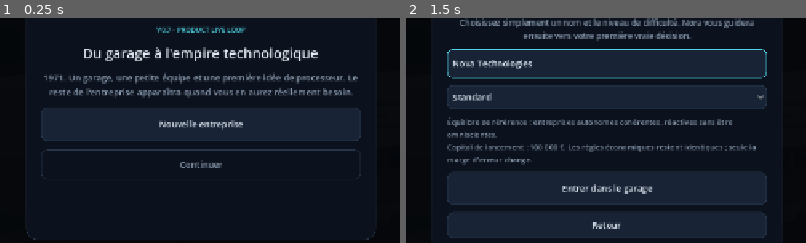
Above: before the commit, frames 1-2 (left to right).
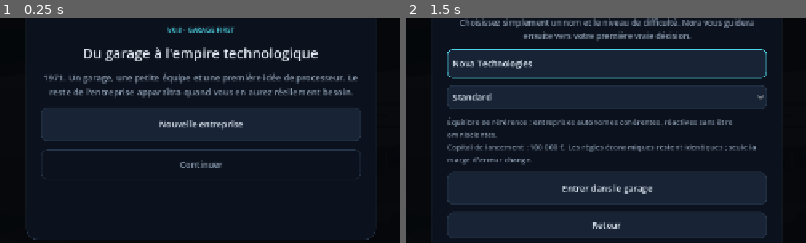
Above: after the commit, the same moments.

Repository: vadorus/addonhardwaregame2d
Game: Godot game, scene res://main.tscn
Two runs of this game, one before a commit and one after it. Both use one fixed random seed, a clock stepped at 60 frames per second and the inputs below.
Inputs:
- Up to frame 1 (0.25 s): no input
- Up to frame 2 (1.5 s): click "Nouvelle entreprise" at 0.5 s; click "Ⅱ" at 1.25 s
The pictures show only the part of the screen within x 25-75%, y 30-80%; the shares and areas given below are measured in that part.

The runs differ from the first frame. In frame 1, 0.4% of the frame differs, in the area x 39-62%, y 3-7%; in frame 2, less than 0.1%.

Commit message:
v0.8: make the garage the primary game surface

Diff:
--- a/main.gd
+++ b/main.gd
@@ -993,7 +993,7 @@
 	brand.horizontal_alignment = HORIZONTAL_ALIGNMENT_CENTER
 	brand.add_theme_color_override("font_color", APP_CYAN)
 	setup_title_box.add_child(brand)
-	var version := _eyebrow("V0.7 - PRODUCT LIVE LOOP")
+	var version := _eyebrow("V0.8 - GARAGE FIRST")
 	version.horizontal_alignment = HORIZONTAL_ALIGNMENT_CENTER
 	setup_title_box.add_child(version)
 	var title := _label("Du garage à l'empire technologique", 22)
--- a/project.godot
+++ b/project.godot
@@ -14,7 +14,7 @@
 
 [application]
 
-config/name="Tech Empire Prototype V0.7 - Product Live Loop"
+config/name="Tech Empire Prototype V0.8 - Garage First"
 run/main_scene="uid://e28phl1nvy5i"
 config/features=PackedStringArray("4.7", "Forward Plus")
 config/icon="res://icon.svg"
--- a/tests/scenarios/FirstCpuWorkshopScenario.gd
+++ b/tests/scenarios/FirstCpuWorkshopScenario.gd
@@ -38,6 +38,9 @@
 		return "First CPU workshop does not use two columns on tablet/desktop layouts"
 
 	workshop.call("select_brief", "INDUSTRIAL")
+	if not bool(workshop.call("simple_surface_is_reduced")):
+		workshop.queue_free()
+		return "V0.8 first CPU flow exposes technical controls before the player asks for advanced design"
 	if int(workshop.call("advisor_detail_level")) != 0:
 		workshop.queue_free()
 		return "First-generation CPU advice exposes expert precision before the company has product experience"
--- a/tests/scenarios/NewPlayerEntryScenario.gd
+++ b/tests/scenarios/NewPlayerEntryScenario.gd
@@ -69,10 +69,10 @@
 		game.queue_free()
 		_restore(snapshot)
 		return "V0.5 entry: management dashboard still surrounds the opening garage"
-	if nora_guide == null or not nora_guide.visible or priority_card == null or not priority_card.visible:
-		game.queue_free()
-		_restore(snapshot)
-		return "V0.7 room-first entry does not expose Nora and the next CEO decision"
+	if nora_guide == null or nora_guide.visible or priority_card == null or priority_card.visible:
+		game.queue_free()
+		_restore(snapshot)
+		return "V0.8 garage-first entry still surrounds the room with permanent management cards"
 	if status_line == null or not status_line.visible:
 		game.queue_free()
 		_restore(snapshot)
@@ -85,10 +85,10 @@
 		game.queue_free()
 		_restore(snapshot)
 		return "V0.6 room-first entry still overlays text buttons on the room"
-	if not bool(garage.call("open_zone_menu", "Établi CPU")):
-		game.queue_free()
-		_restore(snapshot)
-		return "V0.6 room-first entry did not open a contextual workbench menu"
+	if str(garage.call("primary_action_text")) != "+ Nouveau projet CPU" or not bool(garage.call("primary_action_enabled")):
+		game.queue_free()
+		_restore(snapshot)
+		return "V0.8 garage-first entry does not expose one clear primary action"
 	if str(garage.get("_onboarding_stage")) != "FIRST_IDEA":
 		game.queue_free()
 		_restore(snapshot)
--- a/ui/FirstCpuWorkshop.gd
+++ b/ui/FirstCpuWorkshop.gd
@@ -73,6 +73,10 @@
 var _frequency: HSlider
 var _cache: HSlider
 var _cache_field_root: Control
+var _preset_field_root: Control
+var _technical_grid_root: Control
+var _budget_field_root: Control
+var _node_hint_root: Control
 var _tdp: HSlider
 var _cores_value: Label
 var _frequency_value: Label
@@ -151,7 +155,7 @@
 	var choice_title := UI.label("Quel processeur voulons-nous construire ?", 26)
 	choice_title.horizontal_alignment = HORIZONTAL_ALIGNMENT_CENTER
 	_choice_view.add_child(choice_title)
-	var choice_intro := UI.muted_label("Commencez par l'intention du produit. Rien ne vous interdit ensuite de personnaliser complètement le design.", 13)
+	var choice_intro := UI.muted_label("Choisissez simplement à qui s'adresse votre premier produit. L'équipe s'occupe du reste tant que vous ne demandez pas plus de détails.", 13)
 	choice_intro.autowrap_mode = TextServer.AUTOWRAP_WORD_SMART
 	choice_intro.horizontal_alignment = HORIZONTAL_ALIGNMENT_CENTER
 	_choice_view.add_child(choice_intro)
@@ -165,13 +169,9 @@
 	for brief_value in BRIEFS:
 		var brief: Dictionary = brief_value
 		var button := Button.new()
-		button.text = "%s\n%s\n\n%s" % [
-			str(brief.get("title", "Projet")),
-			str(brief.get("subtitle", "")),
-			str(brief.get("description", ""))
-		]
+		button.text = "%s\n%s" % [str(brief.get("title", "Projet")), str(brief.get("subtitle", ""))]
 		button.autowrap_mode = TextServer.AUTOWRAP_WORD_SMART
-		button.custom_minimum_size = Vector2(310, 128)
+		button.custom_minimum_size = Vector2(310, 88)
 		button.size_flags_horizontal = Control.SIZE_EXPAND_FILL
 		button.pressed.connect(select_brief.bind(str(brief.get("id", ""))))
 		_brief_grid.add_child(button)
@@ -190,7 +190,7 @@
 	_brief_title = UI.label("Premier CPU", 23)
 	_brief_title.horizontal_alignment = HORIZONTAL_ALIGNMENT_CENTER
 	_config_view.add_child(_brief_title)
-	var config_intro := UI.muted_label("Les réglages restent ouverts : ce qui évolue avec la R&D et l'expérience, c'est surtout ce que l'équipe sait estimer, expliquer et recommander. Les systèmes avancés restent accessibles via Réglages avancés.", 12)
+	var config_intro := UI.muted_label("Donnez un nom au produit puis lancez le projet. Si vous voulez intervenir dans l'architecture, ouvrez Conception avancée.", 12)
 	config_intro.autowrap_mode = TextServer.AUTOWRAP_WORD_SMART
 	config_intro.horizontal_alignment = HORIZONTAL_ALIGNMENT_CENTER
 	_config_view.add_child(config_intro)
@@ -222,13 +222,13 @@
 	right_column.add_child(actions)
 
 	var launch := Button.new()
-	launch.text = "Lancer ce CPU"
+	launch.text = "Lancer le projet"
 	launch.custom_minimum_size = Vector2(190, 44)
 	launch.pressed.connect(func(): launch_requested.emit(current_spec()))
 	actions.add_child(launch)
 
 	var advanced := Button.new()
-	advanced.text = "Réglages avancés"
+	advanced.text = "Conception avancée"
 	advanced.custom_minimum_size = Vector2(170, 44)
 	advanced.pressed.connect(func(): advanced_requested.emit(current_spec()))
 	actions.add_child(advanced)
@@ -257,13 +257,18 @@
 		_preset_select.add_item(str(data[0]))
 		_preset_select.set_item_metadata(_preset_select.item_count - 1, str(data[1]))
 	_preset_select.item_selected.connect(func(_i): _apply_selected_preset())
-	left_column.add_child(_field("Orientation de l'architecture", _preset_select))
+	var preset_field := _field("Orientation de l'architecture", _preset_select)
+	_preset_field_root = preset_field
+	preset_field.visible = false
+	left_column.add_child(preset_field)
 
 	var tech_grid := GridContainer.new()
 	tech_grid.columns = 2
 	tech_grid.add_theme_constant_override("h_separation", 14)
 	tech_grid.add_theme_constant_override("v_separation", 8)
 	left_column.add_child(tech_grid)
+	_technical_grid_root = tech_grid
+	tech_grid.visible = false
 
 	var cores_field := _slider_field("Nombre de cœurs", 1.0, 4.0, 1.0, 1.0)
 	_cores = cores_field.slider
@@ -293,13 +298,19 @@
 	_budget.value = 45000
 	_budget.custom_minimum_size.y = 42
 	_budget.value_changed.connect(func(_v): _refresh_preview())
-	left_column.add_child(_field("Intensité R&D mensuelle (référence)", _budget))
+	var budget_field := _field("Intensité R&D mensuelle (référence)", _budget)
+	_budget_field_root = budget_field
+	budget_field.visible = false
+	left_column.add_child(budget_field)
 	_budget_cost_label = UI.muted_label("", 12)
 	_budget_cost_label.autowrap_mode = TextServer.AUTOWRAP_WORD_SMART
+	_budget_cost_label.visible = false
 	left_column.add_child(_budget_cost_label)
 
 	var node_label := UI.muted_label("Procédé disponible : 10 µm. Les procédés plus fins apparaîtront avec votre savoir-faire.", 12)
+	_node_hint_root = node_label
 	node_label.autowrap_mode = TextServer.AUTOWRAP_WORD_SMART
+	node_label.visible = false
 	left_column.add_child(node_label)
 
 	var advisor_panel := UI.card(UI.APP_AMBER_DARK, 12, 10)
@@ -390,6 +401,12 @@
 
 func selected_brief_key() -> String:
 	return _selected_key
+
+func simple_surface_is_reduced() -> bool:
+	return _preset_field_root != null and not _preset_field_root.visible \
+		and _technical_grid_root != null and not _technical_grid_root.visible \
+		and _budget_field_root != null and not _budget_field_root.visible \
+		and _node_hint_root != null and not _node_hint_root.visible
 
 func advisor_text() -> String:
 	return _advisor_label.text if _advisor_label != null else ""
--- a/ui/GarageHub.gd
+++ b/ui/GarageHub.gd
@@ -36,6 +36,7 @@
 var _context_title: Label
 var _context_subtitle: Label
 var _context_actions: VBoxContainer
+var _primary_action: Button
 var _selected_zone := ""
 
 func _ready() -> void:
@@ -97,6 +98,13 @@
 	_room_subtitle.add_theme_font_size_override("font_size", 11)
 	_room_subtitle.add_theme_color_override("font_color", Color(0.63, 0.73, 0.82))
 	room_box.add_child(_room_subtitle)
+
+	_primary_action = Button.new()
+	_primary_action.custom_minimum_size = Vector2(250, 48)
+	_primary_action.focus_mode = Control.FOCUS_NONE
+	_primary_action.z_index = 15
+	_primary_action.pressed.connect(_run_primary_action)
+	add_child(_primary_action)
 
 	for data in ZONES:
 		var button := Button.new()
@@ -184,7 +192,10 @@
 
 	if _room_badge != null:
 		_room_badge.position = Vector2(14.0, 14.0)
-		_room_badge.size = Vector2(clampf(size.x * 0.28, 230.0, 330.0), 62.0)
+		_room_badge.size = Vector2(clampf(size.x * 0.34, 250.0, 390.0), 62.0)
+	if _primary_action != null and _primary_action.visible:
+		_primary_action.size = Vector2(clampf(size.x * 0.31, 250.0, 370.0), 48.0)
+		_primary_action.position = Vector2(16.0, size.y - 64.0)
 
 	for button in _zone_buttons:
 		var r: Rect2 = button.get_meta("zone_rect")
@@ -362,9 +373,46 @@
 	button.add_theme_stylebox_override("normal", hint)
 	button.add_theme_stylebox_override("focus", hint)
 
+func _run_primary_action() -> void:
+	if _primary_action == null or _primary_action.disabled:
+		return
+	zone_requested.emit(int(_primary_action.get_meta("tab", 3)), str(_primary_action.get_meta("context", "Établi CPU")))
+
+func _refresh_primary_action() -> void:
+	if _primary_action == null:
+		return
+	_primary_action.visible = CompanyManager.created
+	_primary_action.disabled = false
+	_primary_action.set_meta("tab", 3)
+	_primary_action.set_meta("context", "Établi CPU")
+	if _has_pending_project_decision():
+		_primary_action.text = "Décision prototype / validation"
+		_primary_action.set_meta("context", "PROJECT_DECISION")
+	elif _has_pending_production_route():
+		_primary_action.text = "Choisir la fabrication"
+		_primary_action.set_meta("tab", 4)
+		_primary_action.set_meta("context", "Production")
+	elif _has_ready_product_to_launch():
+		_primary_action.text = "Préparer le lancement"
+		_primary_action.set_meta("tab", 4)
+		_primary_action.set_meta("context", "PRODUCT_LAUNCH")
+	elif _has_active_project():
+		var project: Dictionary = {}
+		for value in ResearchManager.projects:
+			if str(value.get("status", "")) == "DEVELOPMENT":
+				project = value
+				break
+		var phase_index := clampi(int(project.get("phase_index", 0)), 0, GameData.PHASES.size() - 1)
+		_primary_action.text = "%s • %s %.0f%%" % [str(project.get("name", "Projet CPU")), str(GameData.PHASES[phase_index]), float(project.get("phase_progress", 0.0))]
+		_primary_action.disabled = true
+	else:
+		_primary_action.text = "+ Nouveau projet CPU"
+	call_deferred("_layout_zones")
+
 func set_progression(unlocks: Dictionary) -> void:
 	_last_unlocks = unlocks.duplicate(true)
 	_refresh_zone_visibility()
+	_refresh_primary_action()
 
 func set_onboarding_stage(stage: String) -> void:
 	_onboarding_stage = stage
@@ -380,9 +428,18 @@
 				_room_subtitle.text = "Décision requise • Stock & production"
 			elif _has_ready_product_to_launch():
 				_room_subtitle.text = "Décision requise • Lancement CPU"
+			elif _has_active_project():
+				var project: Dictionary = {}
+				for value in ResearchManager.projects:
+					if str(value.get("status", "")) == "DEVELOPMENT":
+						project = value
+						break
+				var phase_index := clampi(int(project.get("phase_index", 0)), 0, GameData.PHASES.size() - 1)
+				_room_subtitle.text = "%s • %s %.0f%%" % [str(project.get("name", "Projet CPU")), str(GameData.PHASES[phase_index]), float(project.get("phase_progress", 0.0))]
 			else:
-				_room_subtitle.text = "Touchez un élément du décor"
+				_room_subtitle.text = "Touchez le décor ou lancez un nouveau projet"
 	_refresh_zone_visibility()
+	_refresh_primary_action()
 	close_context_menu()
 
 func _refresh_zone_visibility() -> void:
@@ -471,5 +528,11 @@
 func background_resource_path() -> String:
 	return _art_path_for_tier(_workplace_tier)
 
+func primary_action_text() -> String:
+	return _primary_action.text if _primary_action != null else ""
+
+func primary_action_enabled() -> bool:
+	return _primary_action != null and _primary_action.visible and not _primary_action.disabled
+
 func workplace_visual_tier() -> int:
 	return _workplace_tier
--- a/ui/screens/DashboardScreen.gd
+++ b/ui/screens/DashboardScreen.gd
@@ -438,7 +438,8 @@
 	var garage_intro := CompanyManager.created and ResearchManager.projects.is_empty()
 	var room_first := CompanyManager.created
 	if dashboard_nora_guide != null:
-		dashboard_nora_guide.visible = room_first
+		# V0.8 garage-first: Nora intervient dans le monde, pas comme panneau permanent.
+		dashboard_nora_guide.visible = false
 		if dashboard_nora_guide.has_method("set_compact"):
 			dashboard_nora_guide.call("set_compact", room_first)
 		if dashboard_nora_guide.has_method("refresh"):
@@ -448,7 +449,8 @@
 	if dashboard_garage_header != null:
 		dashboard_garage_header.visible = false
 	if dashboard_priority_card != null:
-		dashboard_priority_card.visible = room_first
+		# Les décisions sont signalées sur les zones du garage et via l’action principale.
+		dashboard_priority_card.visible = false
 	if dashboard_grid != null:
 		dashboard_grid.visible = not room_first
 	if dashboard_stats_grid != null:
Not shown, changed: export_presets.cfg
Not shown, changed: .github/workflows/android-build.yml
Not shown, changed: docs/VISION.md
